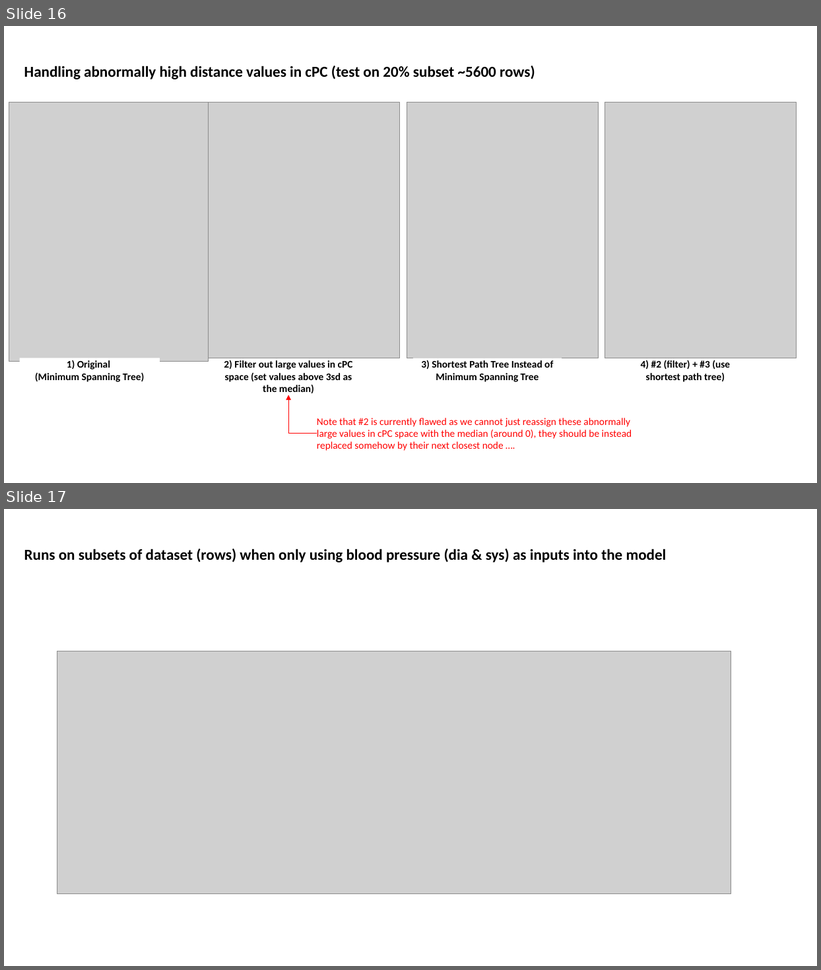
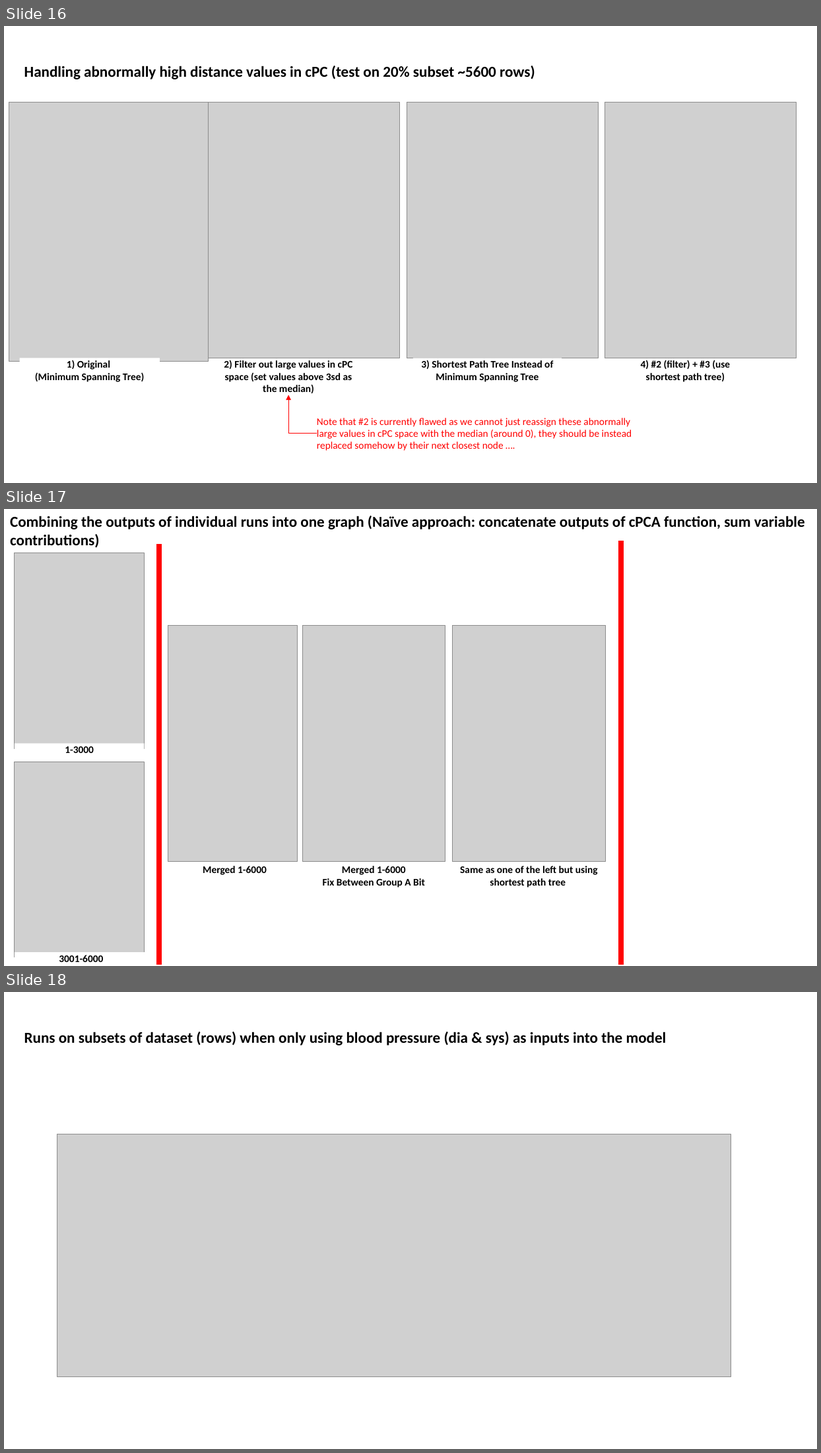
Before and after one commit to zhaohanxiong/OxfordCVM, a slide deck: job_results.pptx. Shown one above the other, each under a label of ours: slides 16 and 17 before the commit, slides 16, 17 and 18 after it. The pictures are 821x970 and 821x1453 pixels, drawn with LibreOffice and Linux fonts; fonts in the diff are those of the drawing; grey boxes stand for pictures. Boxes give left, top, right and bottom in pixels: in the first picture for what was removed or moved away, otherwise in the second. Text is boxed around its words. In the diff, an @@ line names an element or a change of style, - is before the commit and + after.

Commit message:
first implementation of combining 2 10% runs

```diff
--- a/job_results.pptx
+++ b/job_results.pptx
@@ slide 17 added at (x1=4, y1=509, x2=817, y2=966), background #FFFFFF @@
@@ text added at (x1=10, y1=516, x2=805, y2=548), 18 pt, text #000000, bold @@
+Combining the outputs of individual runs into one graph (Naïve approach: concatenate outputs of cPCA function, sum variable contributions)
@@ line added from (159, 544) to (159, 964), #FF0000 6 pt @@
@@ line added from (621, 541) to (621, 965), #FF0000 6 pt @@
@@ picture added at (x1=15, y1=553, x2=144, y2=749) @@
@@ picture added at (x1=168, y1=626, x2=298, y2=862) @@
@@ picture added at (x1=303, y1=626, x2=446, y2=862) @@
@@ picture added at (x1=452, y1=626, x2=606, y2=862) @@
@@ rectangle added at (x1=15, y1=744, x2=144, y2=755), fill #FFFFFF, 12 pt, text #000000, bold @@
+1-3000
@@ picture added at (x1=15, y1=762, x2=144, y2=958) @@
@@ rectangle added at (x1=172, y1=863, x2=298, y2=875), fill #FFFFFF, 12 pt, text #000000, bold @@
+Merged 1-6000
@@ rectangle added at (x1=298, y1=864, x2=451, y2=889), fill #FFFFFF, 12 pt, text #000000, bold @@
+Merged 1-6000
+Fix Between Group A Bit
@@ rectangle added at (x1=452, y1=864, x2=606, y2=889), fill #FFFFFF, 12 pt, text #000000, bold @@
+Same as one of the left but using shortest path tree
@@ rectangle added at (x1=15, y1=953, x2=148, y2=963), fill #FFFFFF, 12 pt, text #000000, bold @@
+3001-6000
@@ what was slide 17 is now slide 18 @@
```
Also in this commit, not shown: 1 other file.
